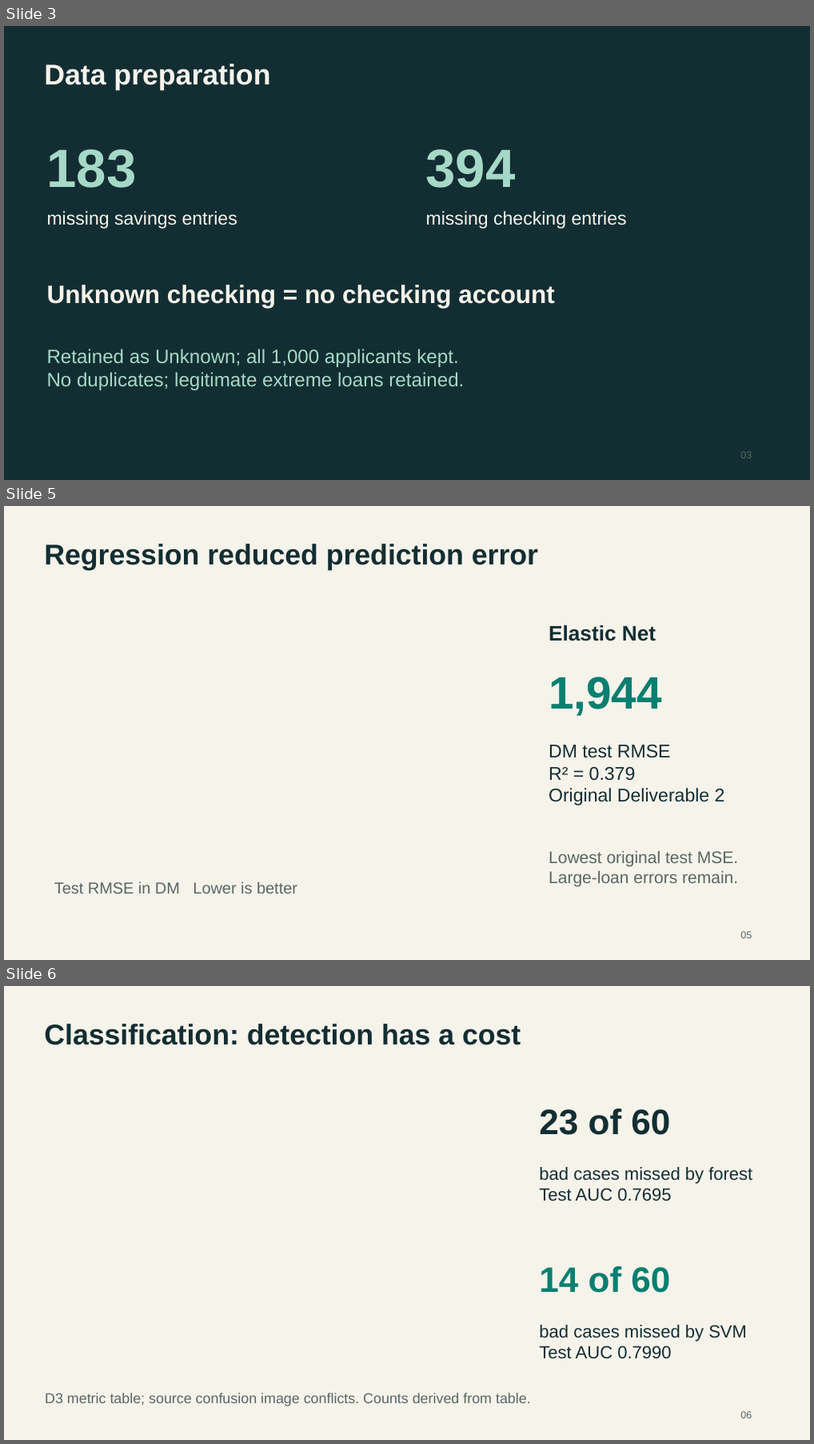
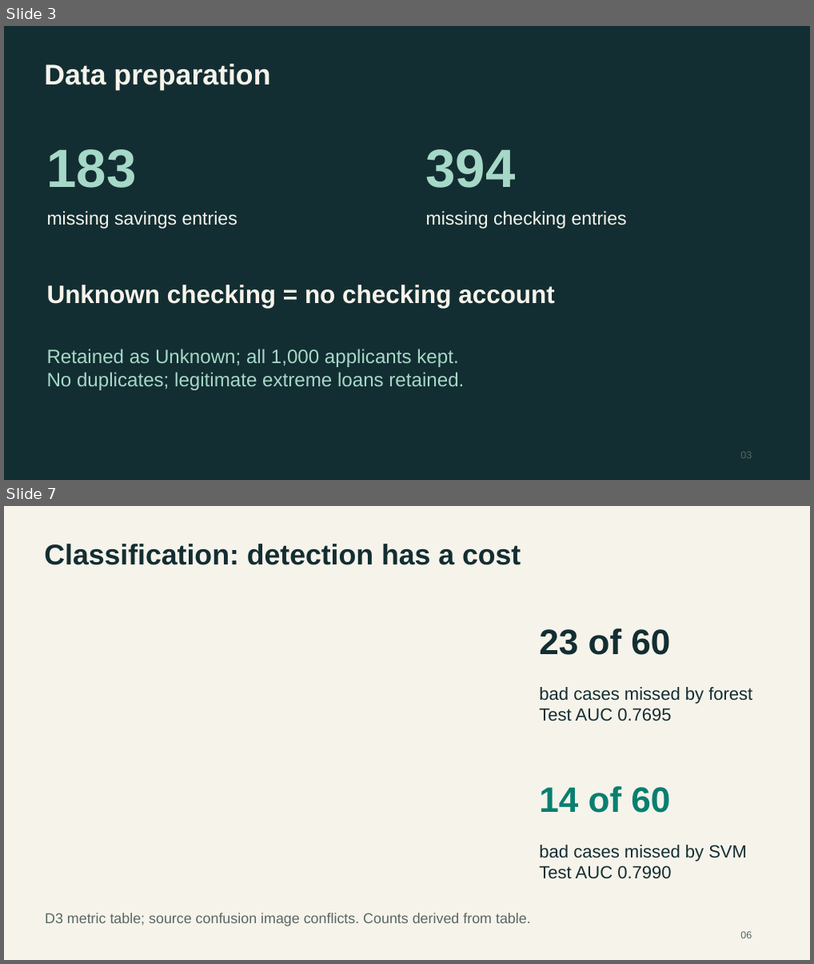
Before and after one commit to lebm646/MSCS_634_Deliverable_4, a slide deck: MSCS_634_Presentation.pptx. Shown one above the other, each under a label of ours: slides 3, 5 and 6 before the commit, slides 3 and 7 after it; the slides between them are not shown. The pictures are 814x1444 and 814x964 pixels, drawn with LibreOffice and Linux fonts; fonts in the diff are those of the drawing. Boxes give left, top, right and bottom in pixels: in the first picture for what was removed or moved away, otherwise in the second. Text is boxed around its words. In the diff, an @@ line names an element or a change of style, - is before the commit and + after.

```diff
--- a/MSCS_634_Presentation.pptx
+++ b/MSCS_634_Presentation.pptx
@@ slide 5 removed at [4, 506, 810, 960], background #F6F3EB @@
@@ text removed at [44, 544, 538, 570] @@
-Regression reduced prediction error
@@ text removed at [549, 625, 656, 641] @@
-Elastic Net
@@ text removed at [549, 676, 662, 716] @@
-1,944
@@ text removed at [549, 744, 726, 805] @@
-DM test RMSE
-R² = 0.379
-Original Deliverable 2
@@ text removed at [549, 851, 738, 886] @@
-Lowest original test MSE.
-Large-loan errors remain.
@@ text removed at [54, 881, 298, 893] @@
-Test RMSE in DM Lower is better
@@ text removed at [741, 931, 752, 938] @@
-05
@@ what was slide 6 is now slide 7 @@
```
Also in this commit, not shown: 3 slides added, 1 other slide removed.
